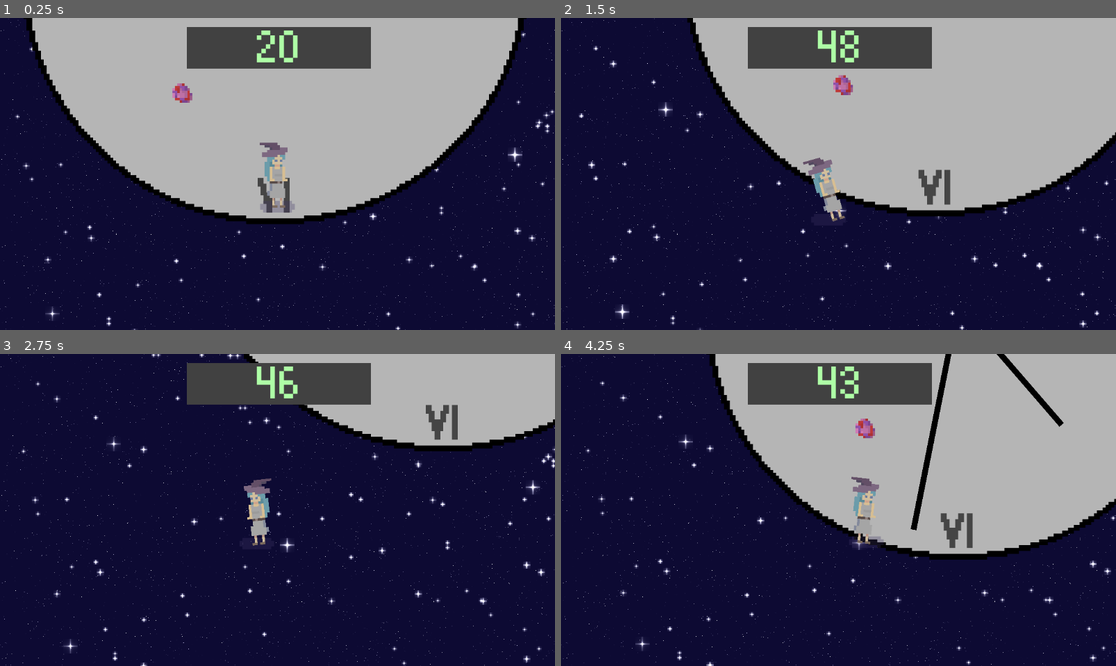
Above: before the commit, frames 1-4 (two rows, left to right).
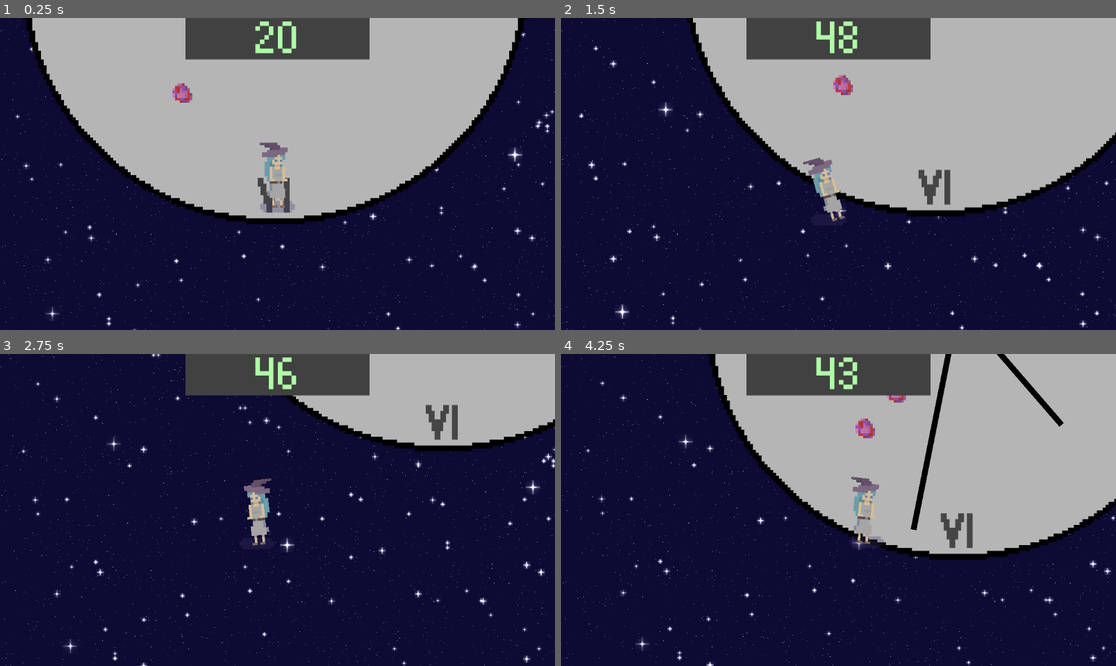
Above: after the commit, the same moments.

Repository: arrowira/miniJam189
Game: Godot game, scene res://Scenes/main.tscn
Same seed, same stepped clock (60 frames per second), same inputs: the game is played once before the commit and once after it.
Inputs:
- Up to frame 1 (0.25 s): no input
- Up to frame 2 (1.5 s): hold A (right) 0.53-1.28 s; tap F (drop) at 0.6, 1.35 s; tap Space (jump) at 0.77 s; hold S (down) from 1.28 s (still down)
- Up to frame 3 (2.75 s): tap Space (jump) at 1.52 s; release S (down) at 2.03 s; hold A (right) from 2.03 s (still down); tap F (drop) at 2.1 s
- Up to frame 4 (4.25 s): release A (right) at 2.78 s; hold W (up) 2.78-3.53 s; tap F (drop) at 2.85, 3.6 s; tap Space (jump) at 3.02, 3.77 s; hold D (left) from 3.53 s (still down)

The runs differ from the first frame. In frame 1, 2.5% of the frame differs, in the area x 33-67%, y 0-17%; in frame 2, 2.5%; in frame 3, 2.4%; in frame 4, 2.5%.

Commit message:
death screen scale fixed

Diff:
--- a/minijam189/Scenes/main.tscn
+++ b/minijam189/Scenes/main.tscn
@@ -49,10 +49,14 @@
 script = ExtResource("9_3ohyp")
 
 [node name="Panel" type="Panel" parent="CanvasLayer"]
-offset_left = 388.0
-offset_top = 19.0
-offset_right = 770.0
-offset_bottom = 105.0
+anchors_preset = 5
+anchor_left = 0.5
+anchor_right = 0.5
+offset_left = -191.0
+offset_right = 191.0
+offset_bottom = 86.0
+grow_horizontal = 2
+size_flags_horizontal = 4
 theme_override_styles/panel = SubResource("StyleBoxFlat_aq3yt")
 
 [node name="Label" type="Label" parent="CanvasLayer/Panel"]
@@ -73,25 +77,42 @@
 wait_time = 0.6
 
 [node name="DeathScreen" type="Control" parent="CanvasLayer"]
-visible = false
 layout_mode = 3
 anchors_preset = 0
 offset_right = 40.0
 offset_bottom = 40.0
 script = ExtResource("11_xftg3")
 
-[node name="Panel" type="TextureRect" parent="CanvasLayer/DeathScreen"]
+[node name="deathScreenAnchor" type="Control" parent="CanvasLayer/DeathScreen"]
+layout_mode = 1
+anchors_preset = 6
+anchor_left = 1.0
+anchor_top = 0.5
+anchor_right = 1.0
+anchor_bottom = 0.5
+offset_left = 537.0
+offset_top = 297.0
+offset_right = 577.0
+offset_bottom = 1236.0
+grow_horizontal = 0
+grow_vertical = 2
+
+[node name="Panel" type="TextureRect" parent="CanvasLayer/DeathScreen/deathScreenAnchor"]
 material = SubResource("CanvasItemMaterial_borpo")
-layout_mode = 0
-offset_left = 105.0
-offset_top = 134.0
-offset_right = 1044.0
-offset_bottom = 2699.0
+layout_mode = 1
+anchors_preset = -1
+anchor_left = -11.35
+anchor_top = -0.235357
+anchor_right = -11.35
+anchor_bottom = -1.96699
+offset_right = 939.0
+offset_bottom = 2565.0
 texture = ExtResource("11_fep7c")
 expand_mode = 4
 stretch_mode = 4
+metadata/_edit_use_anchors_ = true
 
-[node name="Label" type="Label" parent="CanvasLayer/DeathScreen/Panel"]
+[node name="Label" type="Label" parent="CanvasLayer/DeathScreen/deathScreenAnchor/Panel"]
 layout_mode = 0
 offset_left = 53.0
 offset_top = 238.0
@@ -102,7 +123,7 @@
 text = "YOU FAILED YOUR DEADLINE
 "
 
-[node name="Button" type="Button" parent="CanvasLayer/DeathScreen/Panel"]
+[node name="Button" type="Button" parent="CanvasLayer/DeathScreen/deathScreenAnchor/Panel"]
 layout_mode = 0
 offset_left = 263.0
 offset_top = 321.0
@@ -113,4 +134,4 @@
 text = "RETRY"
 
 [connection signal="timeout" from="CanvasLayer/Timer" to="CanvasLayer" method="_on_timer_timeout"]
-[connection signal="button_down" from="CanvasLayer/DeathScreen/Panel/Button" to="CanvasLayer/DeathScreen" method="_on_button_button_down"]
+[connection signal="button_down" from="CanvasLayer/DeathScreen/deathScreenAnchor/Panel/Button" to="CanvasLayer/DeathScreen" method="_on_button_button_down"]
